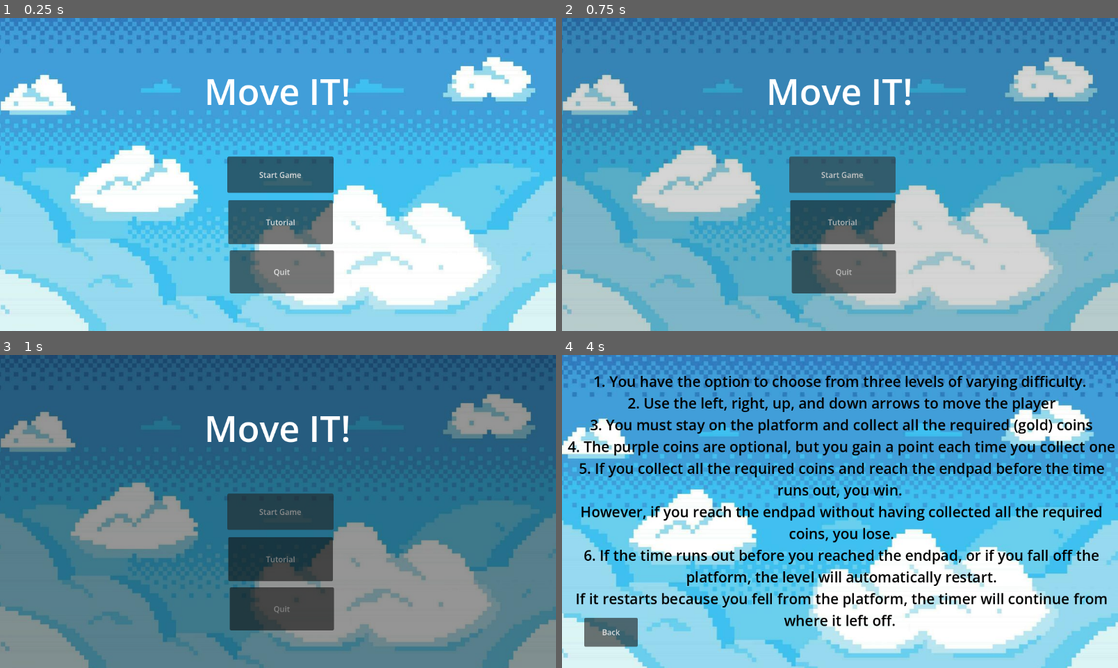
Above: before the commit, frames 1-4 (two rows, left to right).
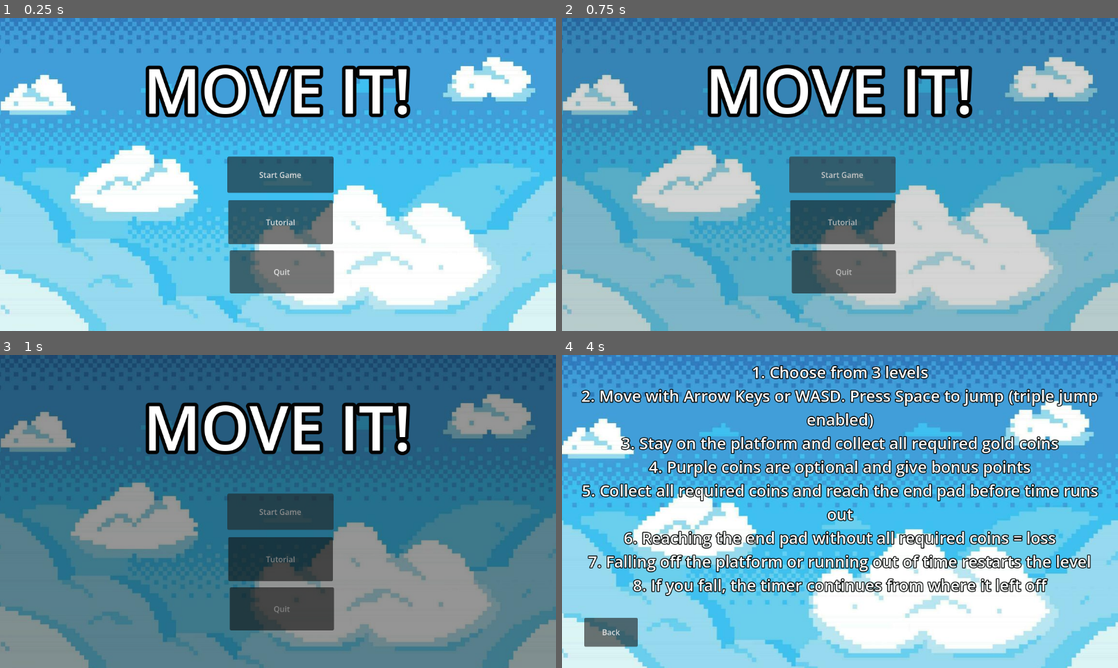
Above: after the commit, the same moments.

Repository: dbpkc15/CapstoneProject
Game: Godot game, scene res://main_menu.tscn
Two runs of this game, one before a commit and one after it. Both use one fixed random seed, a clock stepped at 60 frames per second and the inputs below.
Inputs (mouse positions are in pixels of both pictures, inside the frame that each line leads up to):
- Up to frame 1 (0.25 s): no input
- Up to frame 2 (0.75 s): click "Start Game" at 0.5 s
- Up to frame 3 (1 s): no input
- Up to frame 4 (4 s): click "Start Game" at 1.25 s; click "Back" at 2 s; click "Tutorial" at 2.75 s; move the mouse to (962, 495) at 3.52 s; hold D (RightMovement) from 3.53 s (still down)

The runs differ from the first frame. In frame 1, 5.7% of the frame differs, in the area x 26-74%, y 14-32%; in frame 2, 5.6%; in frame 3, 5.6%; in frame 4, 27%, in the area x 1-100%, y 3-87%.

Commit message:
Last touches

Diff:
--- a/capstone-project/Game_Complete.tscn
+++ b/capstone-project/Game_Complete.tscn
@@ -3,6 +3,10 @@
 [ext_resource type="Script" uid="uid://cd5xo5i7w3seq" path="res://game_complete.gd" id="1_u7fty"]
 [ext_resource type="Texture2D" uid="uid://cc8cipykre8aa" path="res://background.jpeg" id="2_dmo3b"]
 [ext_resource type="PackedScene" uid="uid://cejxcyyxeo73y" path="res://Fade_Transition.tscn" id="3_qnbyg"]
+
+[sub_resource type="LabelSettings" id="LabelSettings_u7fty"]
+font_size = 92
+outline_size = 11
 
 [node name="Node2D" type="Node2D" unique_id=435127395]
 script = ExtResource("1_u7fty")
@@ -45,9 +49,10 @@
 offset_left = 64.0
 offset_top = 174.0
 offset_right = 1110.0
-offset_bottom = 466.0
+offset_bottom = 338.0
 theme_override_font_sizes/font_size = 65
 text = "Game Completed!"
+label_settings = SubResource("LabelSettings_u7fty")
 horizontal_alignment = 1
 
 [connection signal="pressed" from="Control/Main Menu" to="." method="_on_main_menu_pressed"]
--- a/capstone-project/LoseScreen.tscn
+++ b/capstone-project/LoseScreen.tscn
@@ -2,6 +2,10 @@
 
 [ext_resource type="Texture2D" uid="uid://cc8cipykre8aa" path="res://background.jpeg" id="1_cgnti"]
 [ext_resource type="Script" uid="uid://dw5ub0py2px8u" path="res://lose_screen.gd" id="1_rrrys"]
+
+[sub_resource type="LabelSettings" id="LabelSettings_rrrys"]
+font_size = 85
+outline_size = 7
 
 [node name="Node2D" type="Node2D" unique_id=1328264485]
 script = ExtResource("1_rrrys")
@@ -19,6 +23,7 @@
 offset_bottom = 302.0
 theme_override_font_sizes/font_size = 75
 text = "Game Over!"
+label_settings = SubResource("LabelSettings_rrrys")
 horizontal_alignment = 1
 
 [node name="Button_Manager" type="Control" parent="." unique_id=686444364]
--- a/capstone-project/WinScreen.tscn
+++ b/capstone-project/WinScreen.tscn
@@ -3,6 +3,14 @@
 [ext_resource type="Script" uid="uid://okf22vrhjt57" path="res://win_screen.gd" id="1_a03an"]
 [ext_resource type="PackedScene" uid="uid://cejxcyyxeo73y" path="res://Fade_Transition.tscn" id="2_0eiwq"]
 [ext_resource type="Texture2D" uid="uid://cc8cipykre8aa" path="res://background.jpeg" id="3_cx6km"]
+
+[sub_resource type="LabelSettings" id="LabelSettings_cx6km"]
+font_size = 84
+outline_size = 11
+
+[sub_resource type="LabelSettings" id="LabelSettings_6l1fx"]
+font_size = 80
+outline_size = 8
 
 [node name="Node2D" type="Node2D" unique_id=1499263953]
 script = ExtResource("1_a03an")
@@ -55,6 +63,7 @@
 offset_bottom = 177.0
 theme_override_font_sizes/font_size = 65
 text = "Level Completed!"
+label_settings = SubResource("LabelSettings_cx6km")
 horizontal_alignment = 1
 
 [node name="ScoreLabel" type="Label" parent="." unique_id=1404940877]
@@ -64,6 +73,7 @@
 offset_bottom = 397.0
 theme_override_font_sizes/font_size = 60
 text = "+0"
+label_settings = SubResource("LabelSettings_6l1fx")
 horizontal_alignment = 1
 vertical_alignment = 1
 
--- a/capstone-project/main_menu.tscn
+++ b/capstone-project/main_menu.tscn
@@ -3,6 +3,11 @@
 [ext_resource type="Script" uid="uid://3yptbu8dl6d6" path="res://main_menu.gd" id="1_06t4h"]
 [ext_resource type="PackedScene" uid="uid://cejxcyyxeo73y" path="res://Fade_Transition.tscn" id="2_7vrkn"]
 [ext_resource type="Texture2D" uid="uid://cc8cipykre8aa" path="res://background.jpeg" id="3_fu7sn"]
+
+[sub_resource type="LabelSettings" id="LabelSettings_fu7sn"]
+font_size = 129
+outline_size = 29
+outline_color = Color(0.012617188, 0.012617188, 0.012617188, 1)
 
 [node name="MainMenu" type="Node2D" unique_id=1620482163]
 script = ExtResource("1_06t4h")
@@ -70,12 +75,15 @@
 metadata/_edit_lock_ = true
 
 [node name="Label" type="Label" parent="." unique_id=1886424711]
-offset_top = 99.0
-offset_right = 1150.0
-offset_bottom = 274.0
+offset_left = -1.0
+offset_top = 60.0
+offset_right = 1149.0
+offset_bottom = 236.0
 theme_override_font_sizes/font_size = 75
 text = "Move IT!"
+label_settings = SubResource("LabelSettings_fu7sn")
 horizontal_alignment = 1
+uppercase = true
 
 [connection signal="pressed" from="Button_Manager/Start" to="." method="_on_start_pressed"]
 [connection signal="pressed" from="Button_Manager/Tutorial" to="." method="_on_options_pressed"]
--- a/capstone-project/options.tscn
+++ b/capstone-project/options.tscn
@@ -3,6 +3,12 @@
 [ext_resource type="Script" uid="uid://ie20r7vddd1m" path="res://options.gd" id="1_se8ut"]
 [ext_resource type="PackedScene" uid="uid://cejxcyyxeo73y" path="res://Fade_Transition.tscn" id="2_ao2gm"]
 [ext_resource type="Texture2D" uid="uid://cc8cipykre8aa" path="res://background.jpeg" id="3_ao2gm"]
+
+[sub_resource type="LabelSettings" id="LabelSettings_ao2gm"]
+font_size = 33
+font_color = Color(1.010103, 1.010103, 1.010103, 1)
+outline_size = 7
+outline_color = Color(0.005072324, 0.014908398, 0.008194447, 1)
 
 [node name="Tutorial" type="Node2D" unique_id=1700740660]
 script = ExtResource("1_se8ut")
@@ -22,21 +28,22 @@
 text = "Back"
 
 [node name="Label" type="Label" parent="." unique_id=2060721198]
-offset_left = 10.0
-offset_top = -42.0
-offset_right = 1149.0
-offset_bottom = 690.0
+offset_left = 23.0
+offset_top = 12.0
+offset_right = 1129.0
+offset_bottom = 548.0
 theme_override_colors/font_color = Color(0, 0, 0, 1)
 theme_override_font_sizes/font_size = 30
-text = "1. You have the option to choose from three levels of varying difficulty.
-2. Use the left, right, up, and down arrows to move the player
-3. You must stay on the platform and collect all the required (gold) coins
-4. The purple coins are optional, but you gain a point each time you collect one
-5. If you collect all the required coins and reach the endpad before the time runs out, you win.
-However, if you reach the endpad without having collected all the required coins, you lose.
-6. If the time runs out before you reached the endpad, or if you fall off the platform, the level will automatically restart.
-If it restarts because you fell from the platform, the timer will continue from where it left off.
+text = "1. Choose from 3 levels
+2. Move with Arrow Keys or WASD. Press Space to jump (triple jump enabled)
+3. Stay on the platform and collect all required gold coins
+4. Purple coins are optional and give bonus points
+5. Collect all required coins and reach the end pad before time runs out
+6. Reaching the end pad without all required coins = loss
+7. Falling off the platform or running out of time restarts the level
+8. If you fall, the timer continues from where it left off
 "
+label_settings = SubResource("LabelSettings_ao2gm")
 horizontal_alignment = 1
 vertical_alignment = 1
 autowrap_mode = 2
